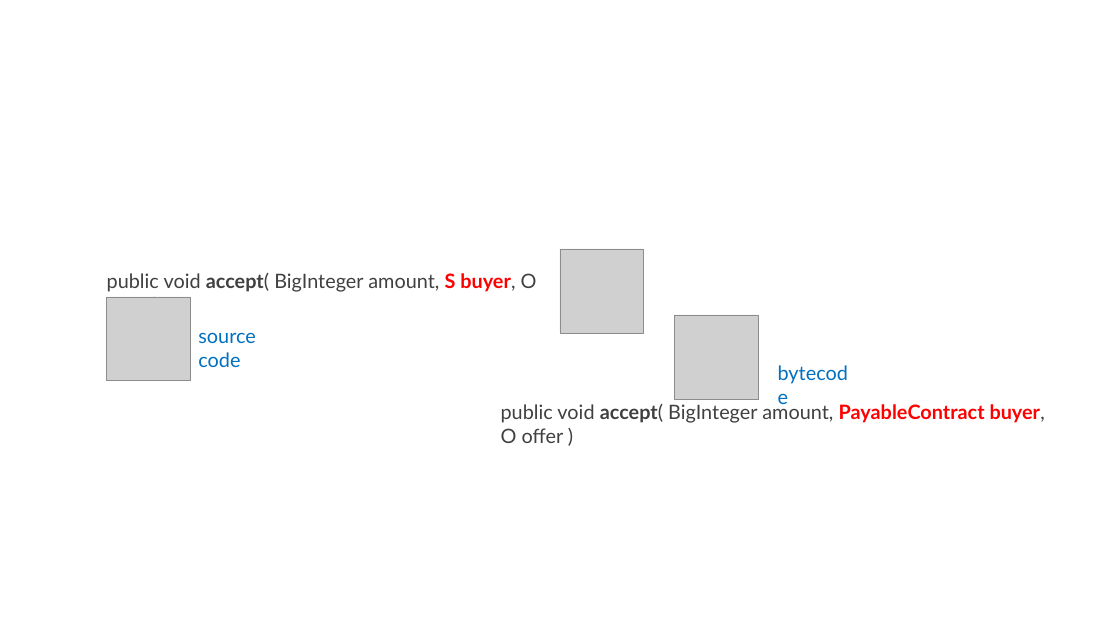
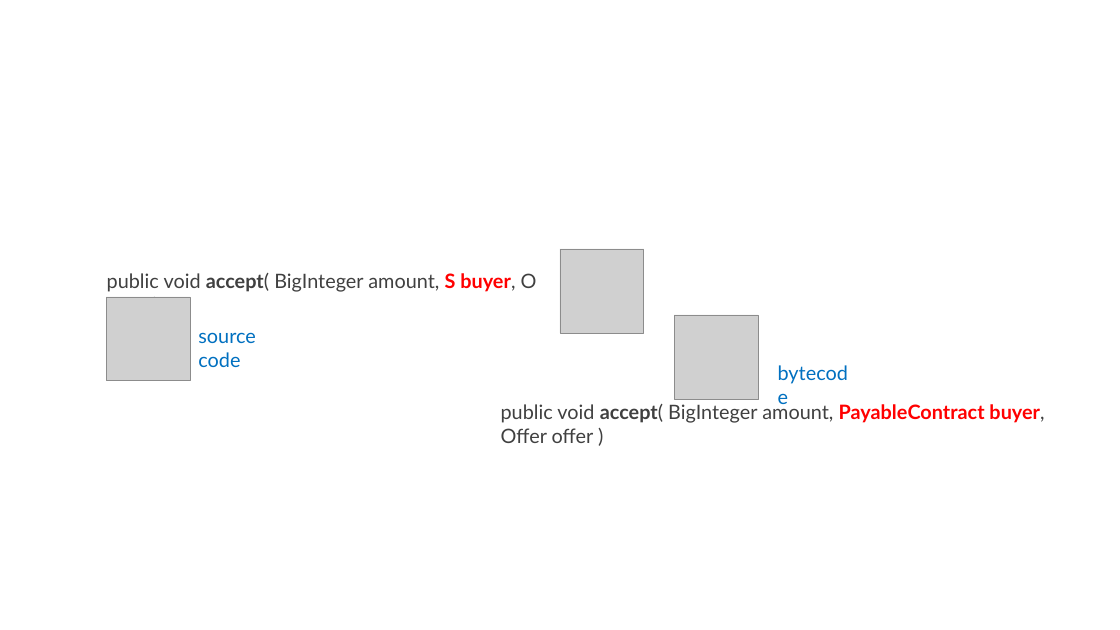
Before and after one commit to spoto/generics, a slide deck: slide 3 of cluster_computing/figures/figures.pptx. Drawn at 1120x630 pixels with LibreOffice and Linux fonts; fonts in the diff are those of the drawing; grey boxes stand for pictures. Boxes give left, top, right and bottom in pixels: in the first picture for what was removed or moved away, otherwise in the second. Text is boxed around its words. In the diff, an @@ line names an element or a change of style, - is before the commit and + after.

```diff
--- a/cluster_computing/figures/figures.pptx
+++ b/cluster_computing/figures/figures.pptx
@@ text at bbox=[501, 402, 1044, 443]: text changed @@
-public void accept( BigInteger amount, PayableContract buyer, O offer )
+public void accept( BigInteger amount, PayableContract buyer, Offer offer )
```
Also in this commit, not shown: 8 other files.
